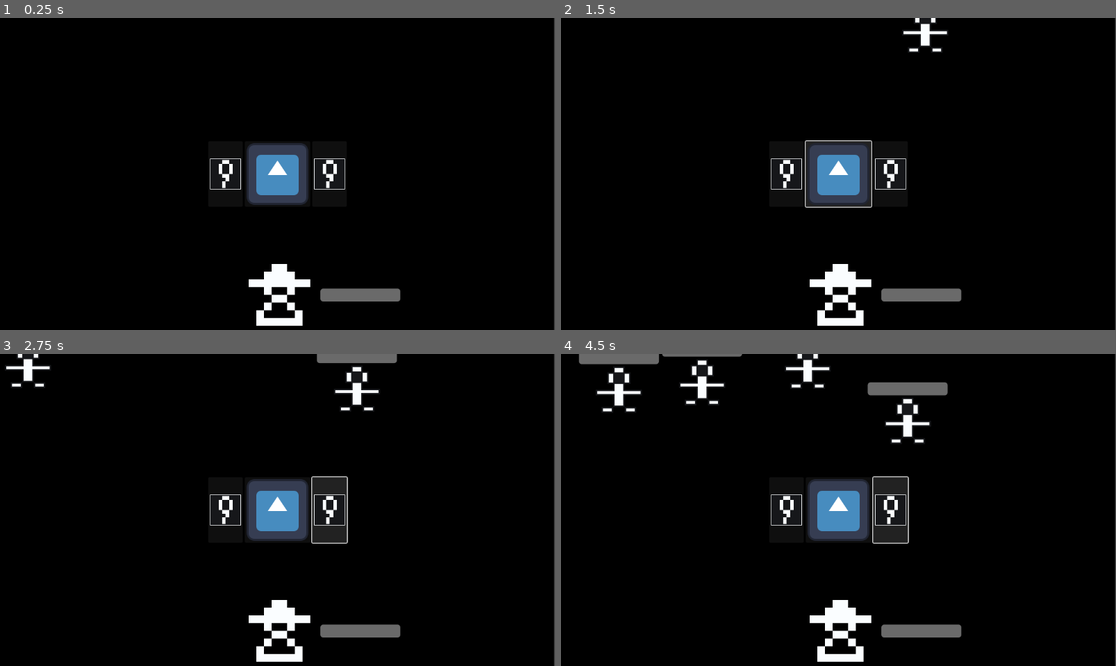
Above: before the commit, frames 1-4 (two rows, left to right).
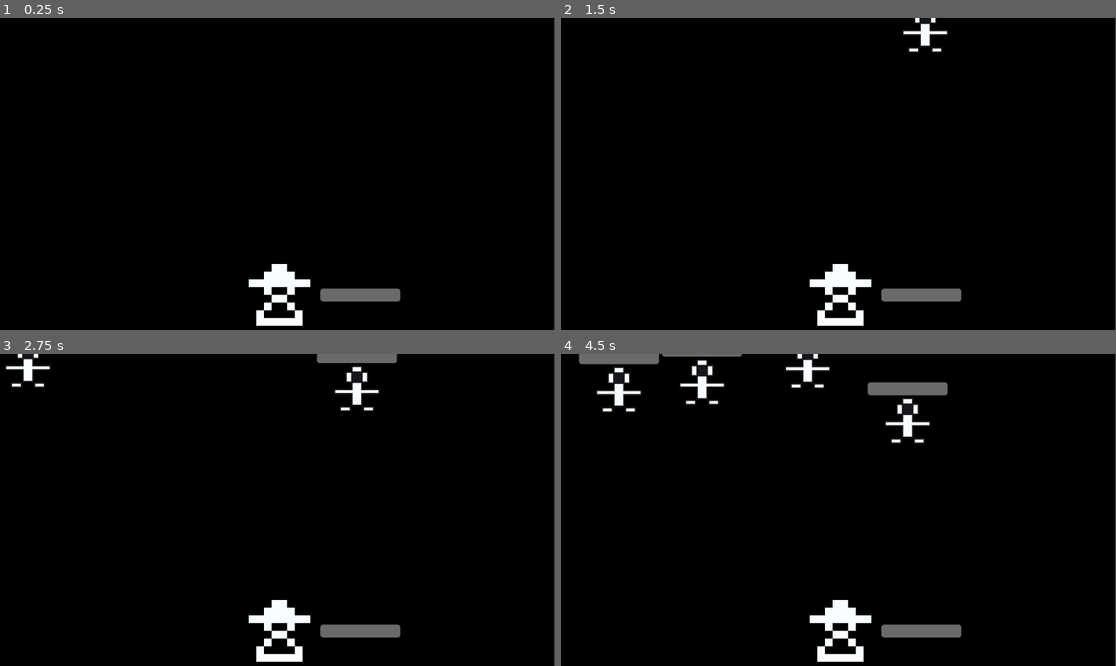
Above: after the commit, the same moments.

Repository: ThomasApplewhite/FIREBALL-Prototype
Game: Godot game, scene res://Source/Utils/dev_scene.tscn
Two runs of this game, one before a commit and one after it. Both use one fixed random seed, a clock stepped at 60 frames per second and the inputs below. The engine's default icon, where the game draws it, is replaced by a stand-in: a white triangle on a blue panel in a dark square.
Inputs (mouse positions are in pixels of both pictures, inside the frame that each line leads up to):
- Up to frame 1 (0.25 s): no input
- Up to frame 2 (1.5 s): click (788, 174) at 0.52 s; click (838, 174) at 1.27 s
- Up to frame 3 (2.75 s): click (327, 510) at 2.02 s
- Up to frame 4 (4.5 s): click (788, 510) at 2.77 s; click (838, 510) at 3.52 s; click (888, 510) at 4.27 s

The runs differ from the first frame. In frame 1, 3.3% of the frame differs, in the area x 37-63%, y 40-60%; in frame 2, 3.8%; in frame 3, 4.2%, in the area x 37-63%, y 39-61%; in frame 4, 4.2%.
Error after the commit: Out of bounds get index '0' (on base: 'Array[SpellData]') (res://Source/SpellProvider/spell_provider.gd:15)

Commit message:
Magic Top Visuals

Diff:
--- a/Assets/Spells/SpellData/magic_top_spell_data.tres
+++ b/Assets/Spells/SpellData/magic_top_spell_data.tres
@@ -2,10 +2,10 @@
 
 [ext_resource type="PackedScene" uid="uid://csch451ab72a5" path="res://Source/Spells/magic_top.tscn" id="1_cegvl"]
 [ext_resource type="Script" path="res://Source/Utils/spell_data.gd" id="1_d2wbm"]
-[ext_resource type="Texture2D" uid="uid://bi23ey7rnwkoi" path="res://icon.svg" id="3_nfscj"]
+[ext_resource type="Texture2D" uid="uid://cfrvkiqia8orv" path="res://Assets/Icons/MagicTopSpellIcon.png" id="3_oyfj7"]
 
 [resource]
 script = ExtResource("1_d2wbm")
 spell_name = "Magic Top"
-spell_icon = ExtResource("3_nfscj")
+spell_icon = ExtResource("3_oyfj7")
 packed_spell = ExtResource("1_cegvl")
--- a/Source/Spells/magic_top.gd
+++ b/Source/Spells/magic_top.gd
@@ -14,6 +14,8 @@
 var spell_mover = $LinearSpellMover
 @onready
 var damage_dealer = $DamageDealer
+@onready
+var sprite = $Sprite2D
 
 var initial_speed
 
@@ -28,6 +30,9 @@
 func _process(delta):
 	var time_elapsed = spell_lifetime - timer.time_left
 	spell_mover.spell_speed = calculate_new_spell_speed(time_elapsed)
+
+	# ideal world: make sure the top always faces straight up and down, rather
+	# than rotating with the rest of the spell.
 
 func _physics_process(delta):
 	damage_colliding_bodies(get_overlapping_bodies())
--- a/Source/Spells/magic_top.tscn
+++ b/Source/Spells/magic_top.tscn
@@ -2,7 +2,7 @@
 
 [ext_resource type="PackedScene" uid="uid://dqq8oe5o5y7cj" path="res://Source/SpellMovers/linear_spell_mover.tscn" id="1_1fac3"]
 [ext_resource type="Script" path="res://Source/Spells/magic_top.gd" id="1_u48ue"]
-[ext_resource type="Texture2D" uid="uid://bi23ey7rnwkoi" path="res://icon.svg" id="2_a8wmm"]
+[ext_resource type="Texture2D" uid="uid://cifqufhetbrfn" path="res://Assets/Spells/MagicTopSpell_Large.png" id="2_cjdoe"]
 [ext_resource type="PackedScene" uid="uid://b4utuabq3jous" path="res://Source/Functionality/damage_dealer.tscn" id="2_vopk1"]
 
 [sub_resource type="RectangleShape2D" id="RectangleShape2D_er0lx"]
@@ -18,8 +18,9 @@
 shape = SubResource("RectangleShape2D_er0lx")
 
 [node name="Sprite2D" type="Sprite2D" parent="."]
+rotation = 1.5708
 scale = Vector2(0.5, 0.5)
-texture = ExtResource("2_a8wmm")
+texture = ExtResource("2_cjdoe")
 
 [node name="LinearSpellMover" parent="." node_paths=PackedStringArray("spell_node") instance=ExtResource("1_1fac3")]
 spell_node = NodePath("..")
Not shown, changed: Docs/Home/DevelopmentDocs/SpellDevelopmentToDos.txt
